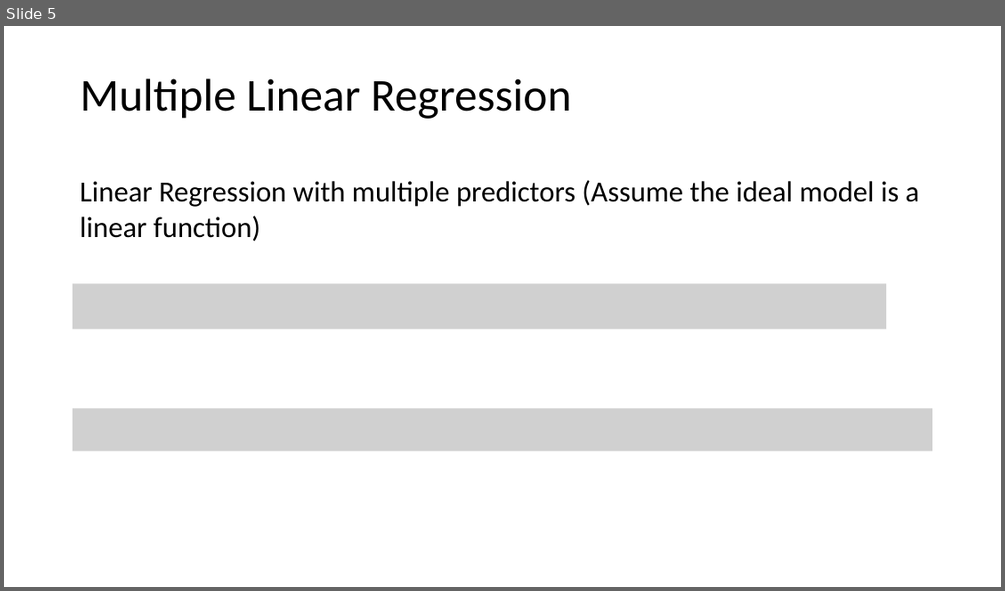
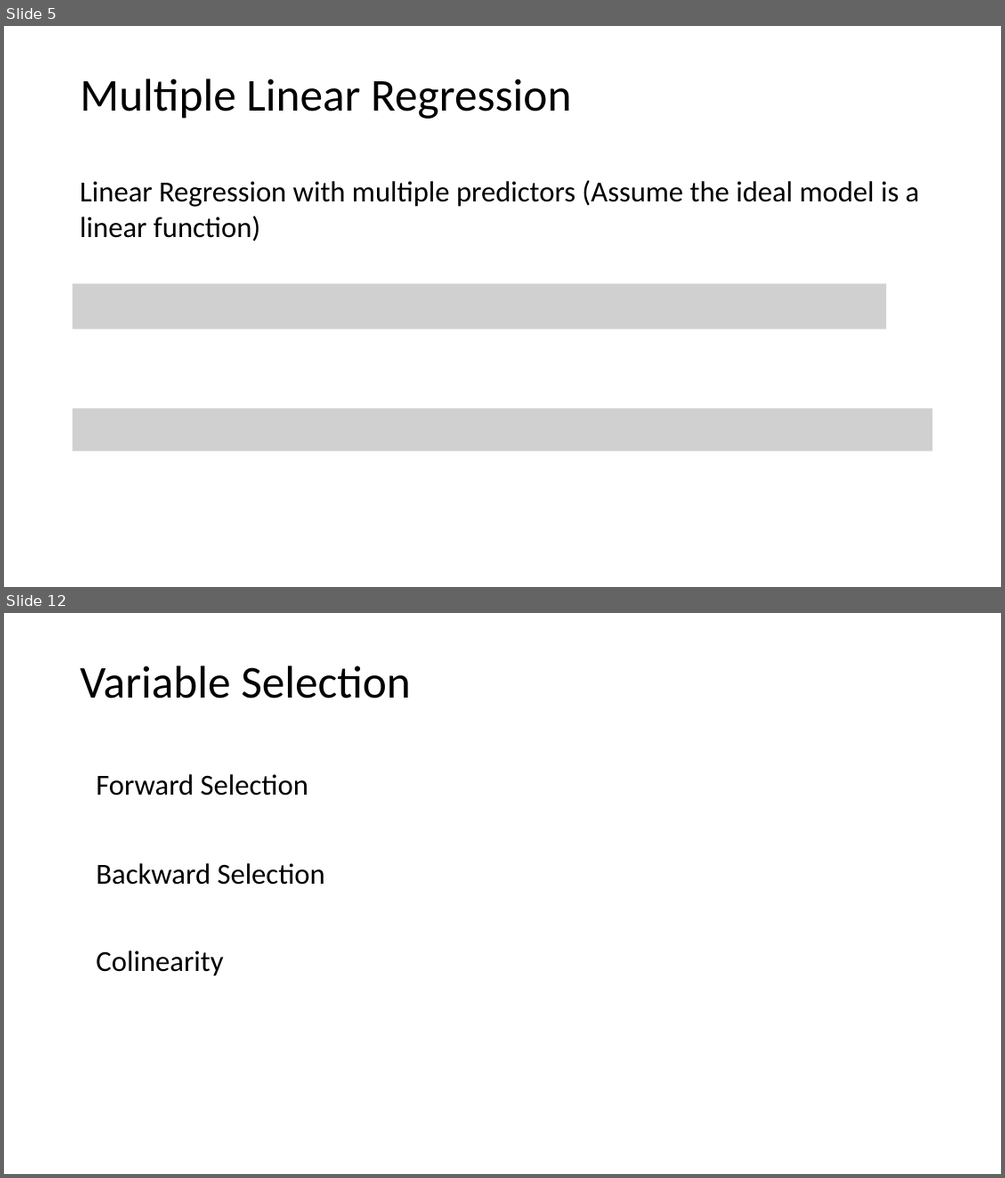
Before and after one commit to tianzheng4/tianzheng4.github.io, a slide deck: _umkc-teaching/slides/Lecture4.pptx. Shown one above the other, each under a label of ours: slide 5 before the commit, slides 5 and 12 after it; the slides between them are not shown. The pictures are 1005x591 and 1005x1178 pixels, drawn with LibreOffice and Linux fonts; fonts in the diff are those of the drawing; grey boxes stand for pictures. Boxes give left, top, right and bottom in pixels: in the first picture for what was removed or moved away, otherwise in the second. Text is boxed around its words. In the diff, an @@ line names an element or a change of style, - is before the commit and + after.

```diff
--- a/_umkc-teaching/slides/Lecture4.pptx
+++ b/_umkc-teaching/slides/Lecture4.pptx
@@ slide 12 added at (4, 613, 1001, 1174), background #FFFFFF @@
@@ title added at (80, 666, 411, 698), 44 pt, text #000000 @@
+Variable Selection
@@ text added at (96, 774, 308, 795), 28 pt, text #000000 @@
+Forward Selection
@@ text added at (96, 863, 325, 884), 28 pt, text #000000 @@
+Backward Selection
@@ text added at (96, 950, 223, 976), 28 pt, text #000000 @@
+Colinearity
```
Also in this commit, not shown: 1 slide changed, 7 other slides added, 3 other files.
